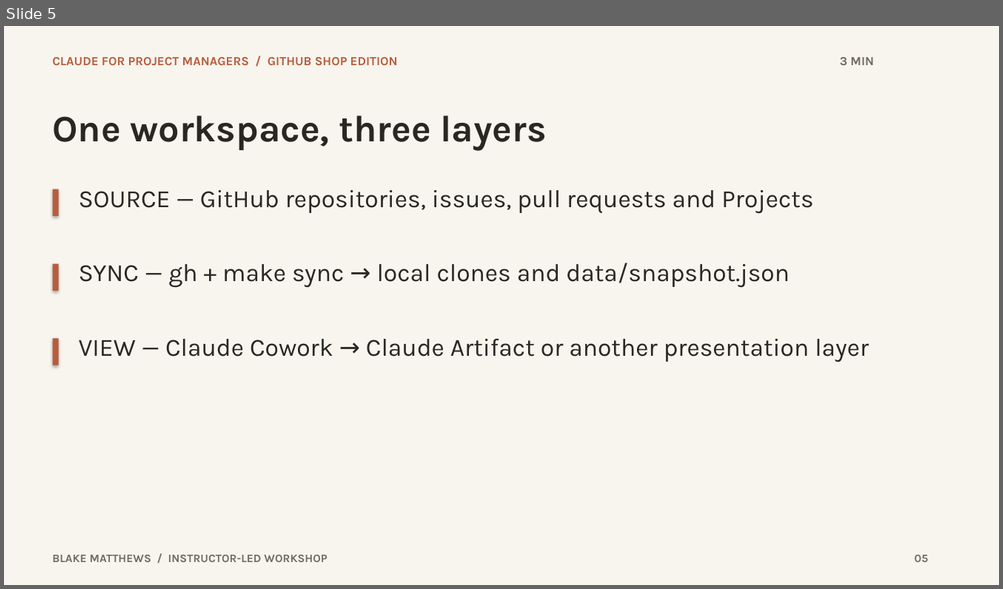
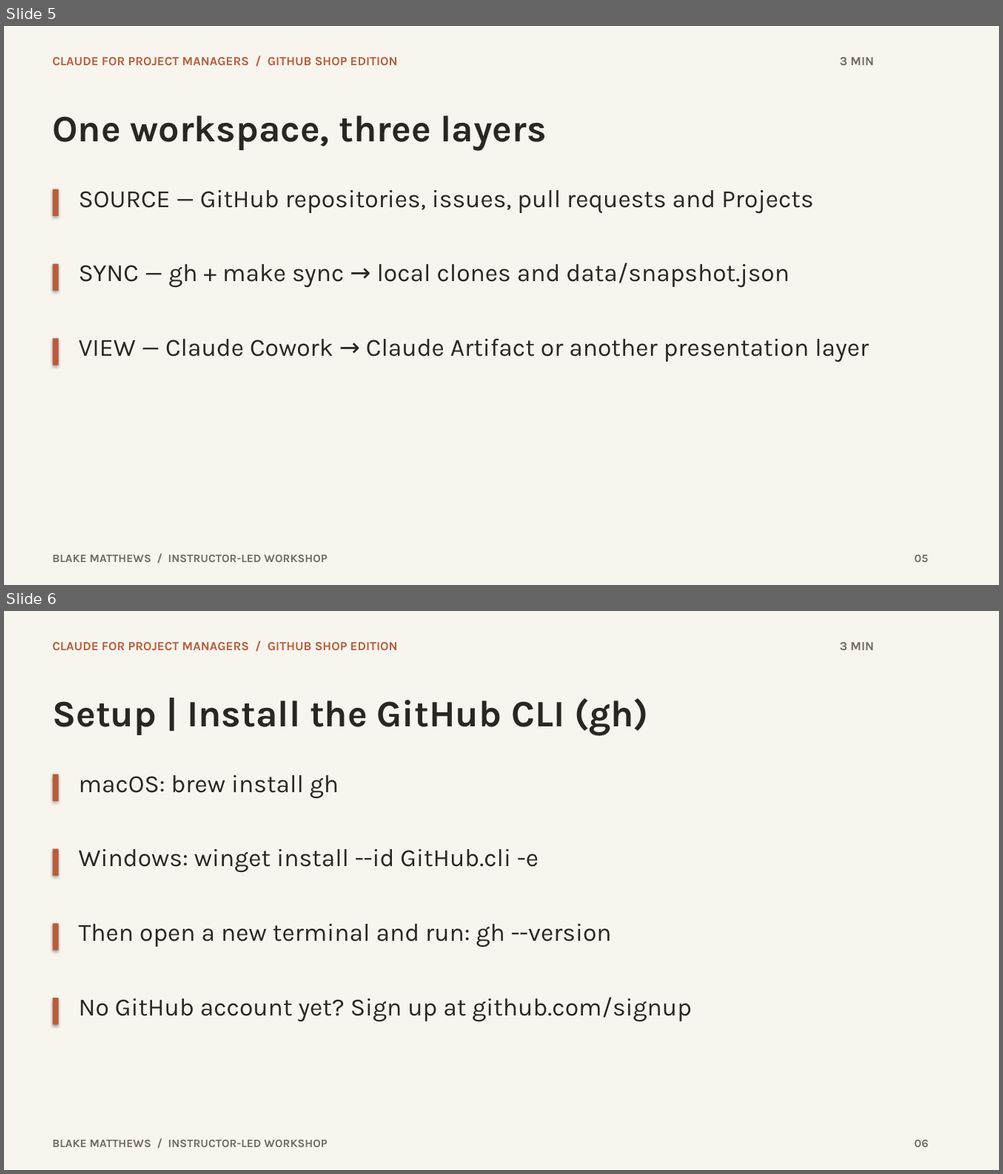
Before and after one commit to BlakeTeachesClaude/Claude_Desktop_for_PMs, a slide deck: github-pm-workshop.pptx. Shown one above the other, each under a label of ours: slide 5 before the commit, slides 5 and 6 after it. The pictures are 1003x589 and 1003x1174 pixels, drawn with LibreOffice and Linux fonts; fonts in the diff are those of the drawing. Boxes give left, top, right and bottom in pixels: in the first picture for what was removed or moved away, otherwise in the second. Text is boxed around its words. In the diff, an @@ line names an element or a change of style, - is before the commit and + after.

```diff
--- a/github-pm-workshop.pptx
+++ b/github-pm-workshop.pptx
@@ slide 6 added at box(4, 611, 999, 1170), background #F8F5EE @@
@@ text added at box(52, 642, 398, 650), 12 pt, text #B65D3D, bold @@
+CLAUDE FOR PROJECT MANAGERS / GITHUB SHOP EDITION
@@ text added at box(839, 642, 874, 650), 12 pt, text #6F6B62, bold @@
+3 MIN
@@ text added at box(52, 698, 649, 735), 36 pt, text #292722, bold @@
+Setup | Install the GitHub CLI (gh)
@@ rectangle added at box(53, 775, 59, 801), fill #B65D3D @@
@@ text added at box(79, 775, 338, 799), 24 pt, text #292722 @@
+macOS: brew install gh
@@ rectangle added at box(53, 849, 59, 876), fill #B65D3D @@
@@ text added at box(79, 849, 538, 873), 24 pt, text #292722 @@
+Windows: winget install --id GitHub.cli -e
@@ rectangle added at box(53, 923, 59, 951), fill #B65D3D @@
@@ text added at box(79, 924, 612, 948), 24 pt, text #292722 @@
+Then open a new terminal and run: gh --version
@@ rectangle added at box(53, 998, 59, 1025), fill #B65D3D @@
@@ text added at box(79, 997, 691, 1022), 24 pt, text #292722 @@
+No GitHub account yet? Sign up at github.com/signup
@@ text added at box(52, 1140, 327, 1147), 11 pt, text #6F6B62, bold @@
+BLAKE MATTHEWS / INSTRUCTOR-LED WORKSHOP
@@ text added at box(914, 1140, 928, 1147), 11 pt, text #6F6B62, bold @@
+06
```
Also in this commit, not shown: 9 slides changed, 2 other slides added, 29 other files.
